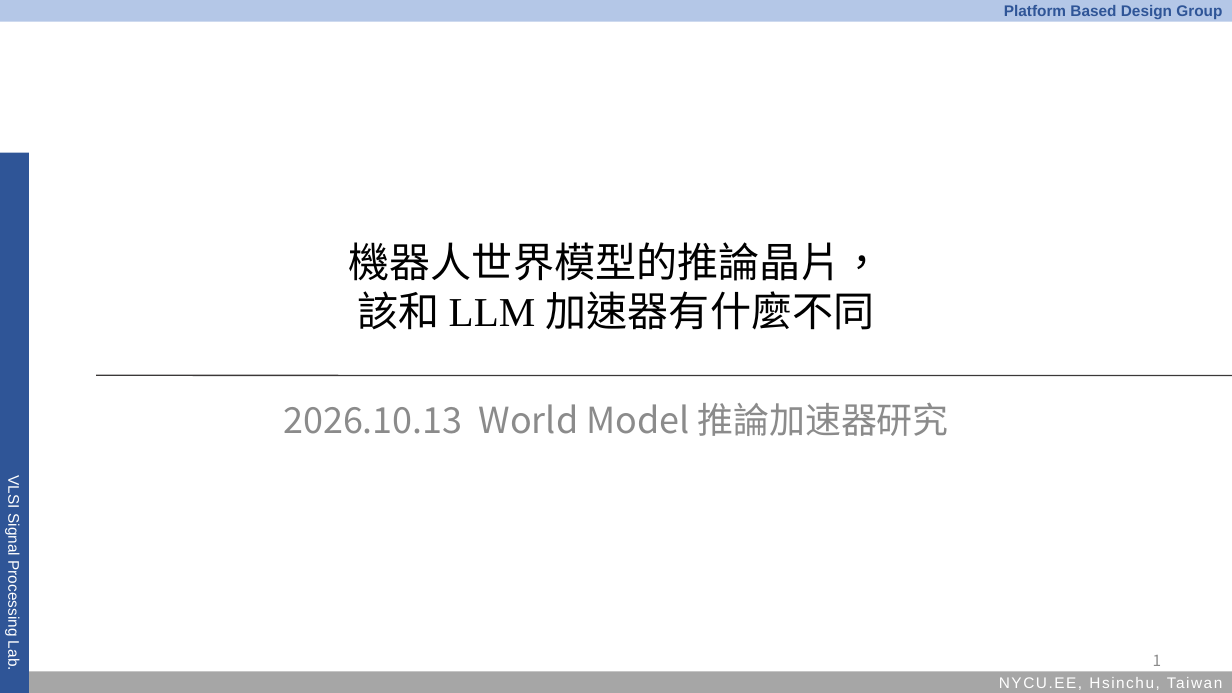
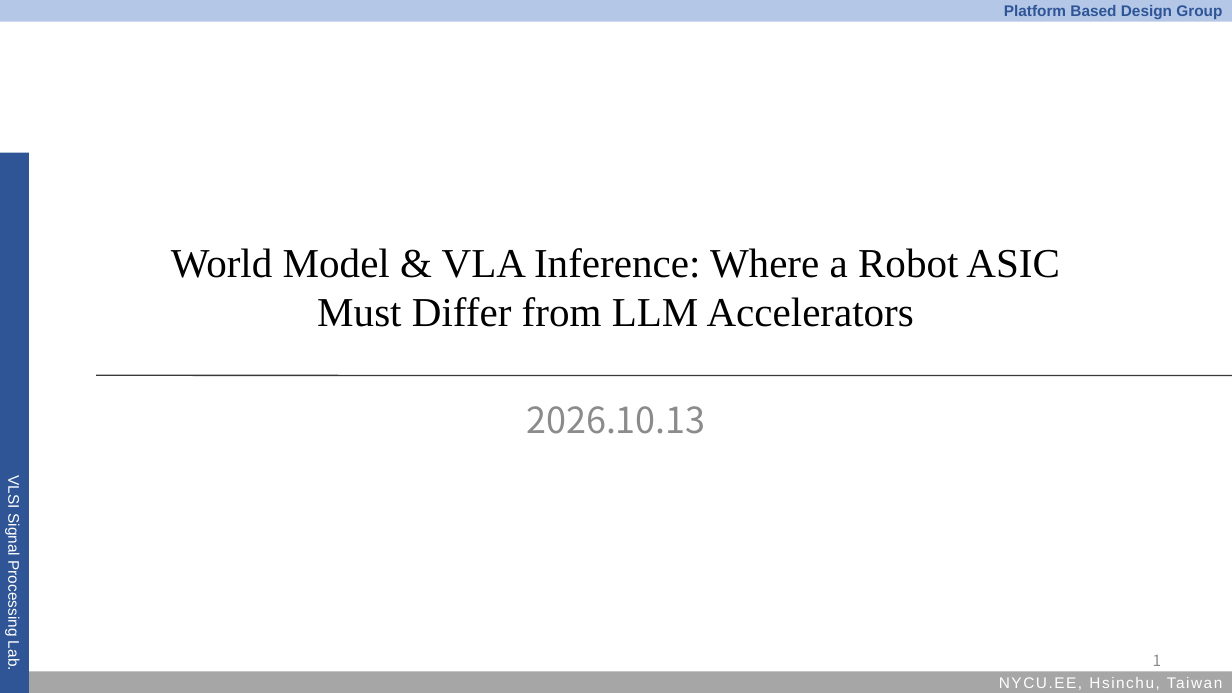
Before and after one commit to MaSuo1032/world-model-asic-reasearch, a slide deck: slide 1 of CLAUDE/reports/World_Model_ASIC_report_2026-10-13.pptx. Drawn at 1232x693 pixels with LibreOffice and Linux fonts; fonts in the diff are those of the drawing; background and template pictures are left out. Boxes give left, top, right and bottom in pixels: in the first picture for what was removed or moved away, otherwise in the second. Text is boxed around its words. In the diff, an @@ line names an element or a change of style, - is before the commit and + after.

```diff
--- a/CLAUDE/reports/World_Model_ASIC_report_2026-10-13.pptx
+++ b/CLAUDE/reports/World_Model_ASIC_report_2026-10-13.pptx
@@ title at box(171, 248, 1060, 327): text changed @@
-機器人世界模型的推論晶片，
-該和 LLM 加速器有什麼不同
+World Model & VLA Inference: Where a Robot ASIC
+Must Differ from LLM Accelerators
@@ subtitle at box(526, 406, 705, 434): text changed @@
-2026.10.13 World Model 推論加速器研究
+2026.10.13
```
Also in this commit, not shown: 13 slides added, 11 slides removed, 4 other files.
